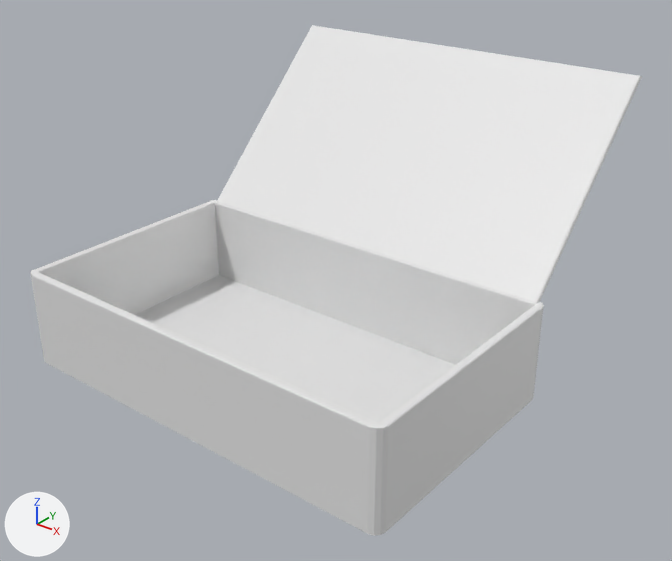
The OBJ model Items/Models/luggage.obj as it was, and as the next commit left it.
One viewpoint serves both versions: a camera (50 mm lens) standing at (3.0, -2.56, 2.83) and looking at (0.09, 1.09, 0.57). Arrows for +X, +Y and +Z are at lower left; the lights stay in place. Where no turn or scale is listed for an object, it has been applied to the vertices.

The first picture shows 'Luggage', 'TopLuggage'.
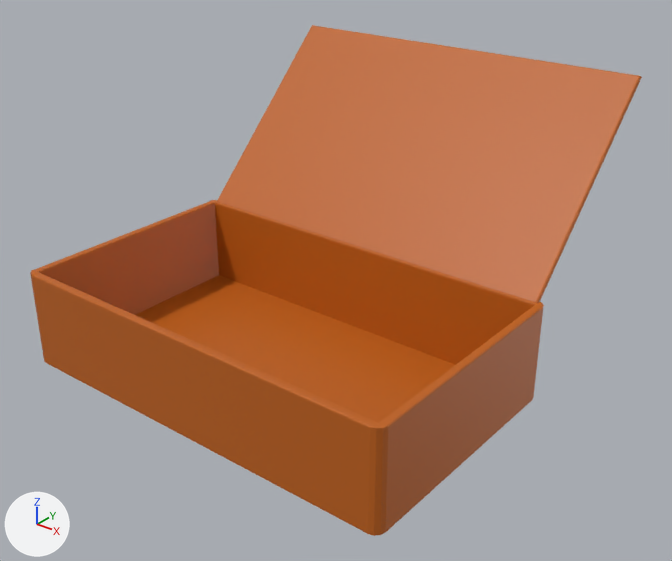
The newer file is also turned or shifted as a whole; pictures and numbers use the older file's frame.

The edits, one by one:
Material 'Material.010' (mat_material_010) is new.
Its base color is (0.528, 0.122, 0.00657) (orange #c06213).
me_luggage has 76 vertices, 148 faces and spans x -1.21..1.2, y -0.01..1.43, z 0.09..0.65.
me_luggage now uses material mat_material_010 (orange #c06213).
me_topluggage has 24 vertices, 44 faces and spans x -1.16..1.16, y 1.39..2.4, z 0.62..1.63.
me_topluggage now uses material mat_material_010 (orange #c06213).

Location of each change, [x1, y1, x2, y2] in pixels of the pictures (672 x 561 px):
'Luggage', recoloured
    both: [30, 200, 544, 536]
'TopLuggage', recoloured (white to orange)
    both: [217, 25, 642, 303]
